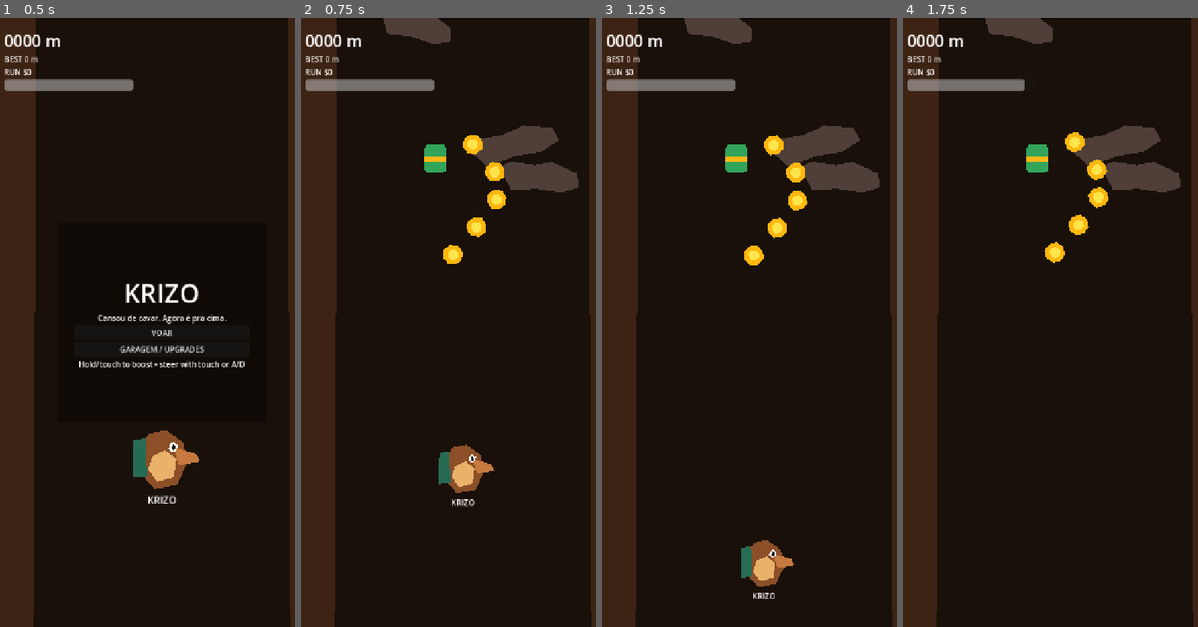
Above: before the commit, frames 1-4 (left to right).
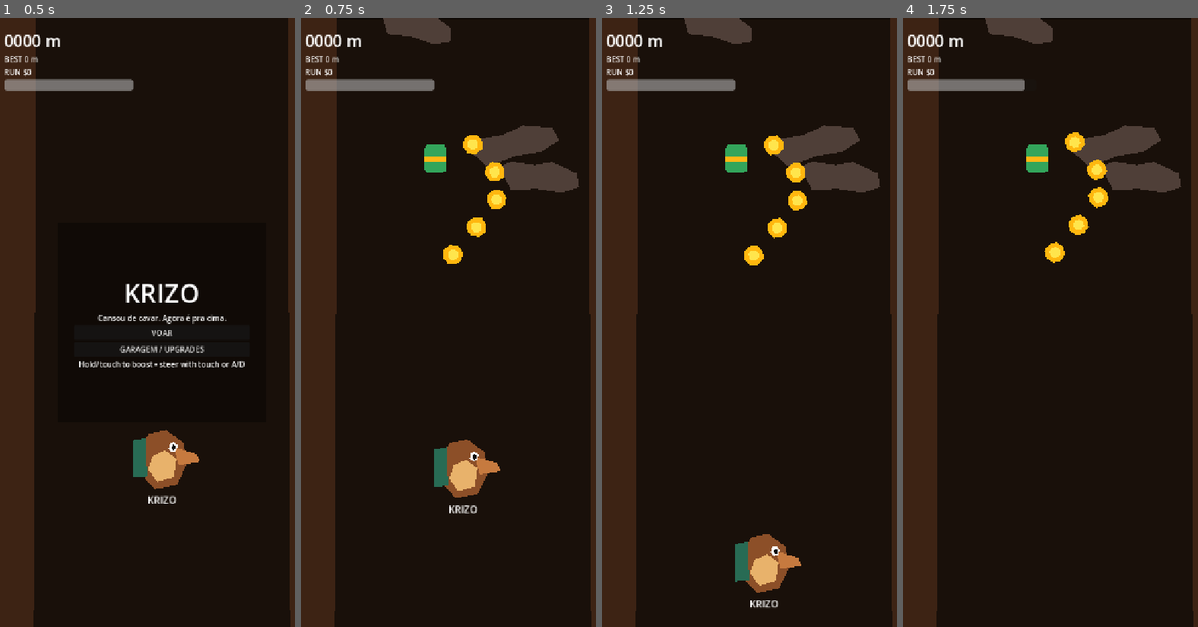
Above: after the commit, the same moments.

Repository: andrefa/krizo
Game: Godot game, scene res://scenes/game/game.tscn
Two runs of this game, one before a commit and one after it. Both use one fixed random seed, a clock stepped at 60 frames per second and the inputs below.
Inputs (mouse positions are in pixels of both pictures, inside the frame that each line leads up to):
- Up to frame 1 (0.5 s): no input
- Up to frame 2 (0.75 s): click "VOAR" at 0.5 s
- Up to frame 3 (1.25 s): no input
- Up to frame 4 (1.75 s): move the mouse to (1139, 292) at 1.27 s; press the mouse at (1139, 292) at 1.28 s; hold D (move_right) from 1.28 s (still down)

Frame 1 is identical in both runs. In frame 2, 0.8% of the frame differs, in the area x 45-68%, y 69-82%; in frame 3, 0.9%, in the area x 45-68%, y 84-97%; in frame 4, nothing differs.

Commit message:
Add mouse drag steering and head bump behavior

Diff:
--- a/scripts/player/krizo.gd
+++ b/scripts/player/krizo.gd
@@ -6,6 +6,8 @@
 signal crashed
 signal coin_collected(total_this_run: int)
 
+const BASE_VISUAL_SCALE := Vector2(1.25, 1.25)
+
 var gravity: float = GameBalance.BASE_GRAVITY
 var thrust: float = GameBalance.BASE_THRUST
 var horizontal_speed: float = GameBalance.BASE_HORIZONTAL_SPEED
@@ -13,7 +15,7 @@
 var fuel_burn_per_second: float = GameBalance.BASE_BURN_RATE
 var fuel_recharge_per_second: float = GameBalance.BASE_RECHARGE_RATE
 var max_fall_speed: float = 720.0
-var horizontal_acceleration: float = 1150.0
+var horizontal_acceleration: float = 1500.0
 
 var fuel: float = 0.0
 var start_y: float = 0.0
@@ -21,6 +23,8 @@
 var run_coins: int = 0
 var touch_active: bool = false
 var touch_x: float = 360.0
+var mouse_active: bool = false
+var mouse_x: float = 360.0
 
 @onready var body: Polygon2D = $Visual/Body
 @onready var flame: Polygon2D = $Visual/Flame
@@ -30,6 +34,7 @@
 	start_y = global_position.y
 	_apply_upgrades()
 	fuel = fuel_capacity
+	visual.scale = BASE_VISUAL_SCALE
 	fuel_changed.emit(1.0)
 
 func _apply_upgrades() -> void:
@@ -47,9 +52,11 @@
 		return
 
 	var horizontal: float = Input.get_axis("move_left", "move_right")
-	if touch_active:
-		var horizontal_error: float = touch_x - global_position.x
-		horizontal = clampf(horizontal_error / 130.0, -1.0, 1.0)
+	var pointer_active: bool = touch_active or mouse_active
+	if pointer_active:
+		var target_x: float = touch_x if touch_active else mouse_x
+		var horizontal_error: float = target_x - global_position.x
+		horizontal = clampf(horizontal_error / 105.0, -1.0, 1.0)
 	velocity.x = move_toward(velocity.x, horizontal * horizontal_speed, horizontal_acceleration * delta)
 
 	var boosting: bool = (Input.is_action_pressed("jetpack") or touch_active) and fuel > 0.0
@@ -77,6 +84,14 @@
 		var drag_event: InputEventScreenDrag = event as InputEventScreenDrag
 		touch_active = true
 		touch_x = drag_event.position.x
+	elif event is InputEventMouseButton:
+		var mouse_button: InputEventMouseButton = event as InputEventMouseButton
+		if mouse_button.button_index == MOUSE_BUTTON_LEFT:
+			mouse_active = mouse_button.pressed
+			mouse_x = mouse_button.position.x
+	elif event is InputEventMouseMotion and mouse_active:
+		var mouse_motion: InputEventMouseMotion = event as InputEventMouseMotion
+		mouse_x = mouse_motion.position.x
 
 func _update_visuals(boosting: bool, delta: float) -> void:
 	flame.visible = boosting
@@ -84,11 +99,19 @@
 		flame.scale.y = 0.85 + randf() * 0.35
 	var lean: float = clampf(velocity.x / maxf(horizontal_speed, 1.0), -1.0, 1.0) * 0.22
 	visual.rotation = lerpf(visual.rotation, lean, 8.0 * delta)
-	var target_scale: Vector2 = Vector2(0.97, 1.05) if boosting else Vector2.ONE
+	var squash: Vector2 = Vector2(0.97, 1.05) if boosting else Vector2.ONE
+	var target_scale: Vector2 = BASE_VISUAL_SCALE * squash
 	visual.scale = visual.scale.lerp(target_scale, 10.0 * delta)
 
 func current_altitude() -> int:
 	return maxi(0, int((start_y - global_position.y) / GameBalance.PIXELS_PER_METER))
+
+func bump_head() -> void:
+	if not alive:
+		return
+	velocity.y = maxf(velocity.y, 115.0)
+	fuel = maxf(0.0, fuel - 0.12)
+	fuel_changed.emit(fuel / fuel_capacity)
 
 func crash() -> void:
 	if not alive:
